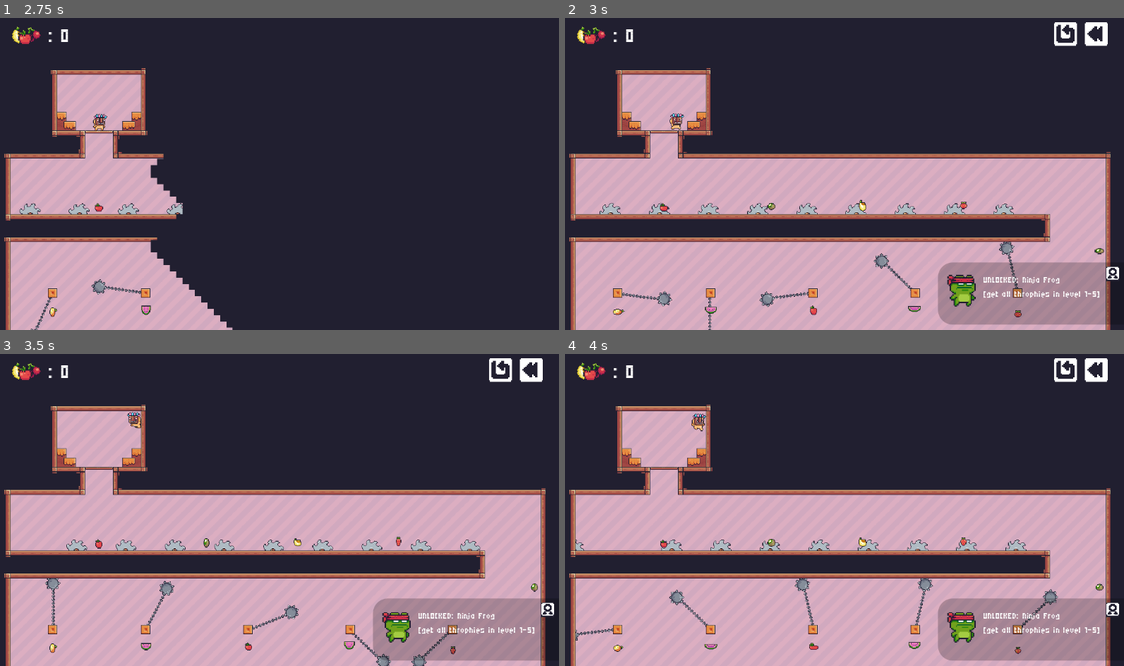
Above: before the commit, frames 1-4 (two rows, left to right).
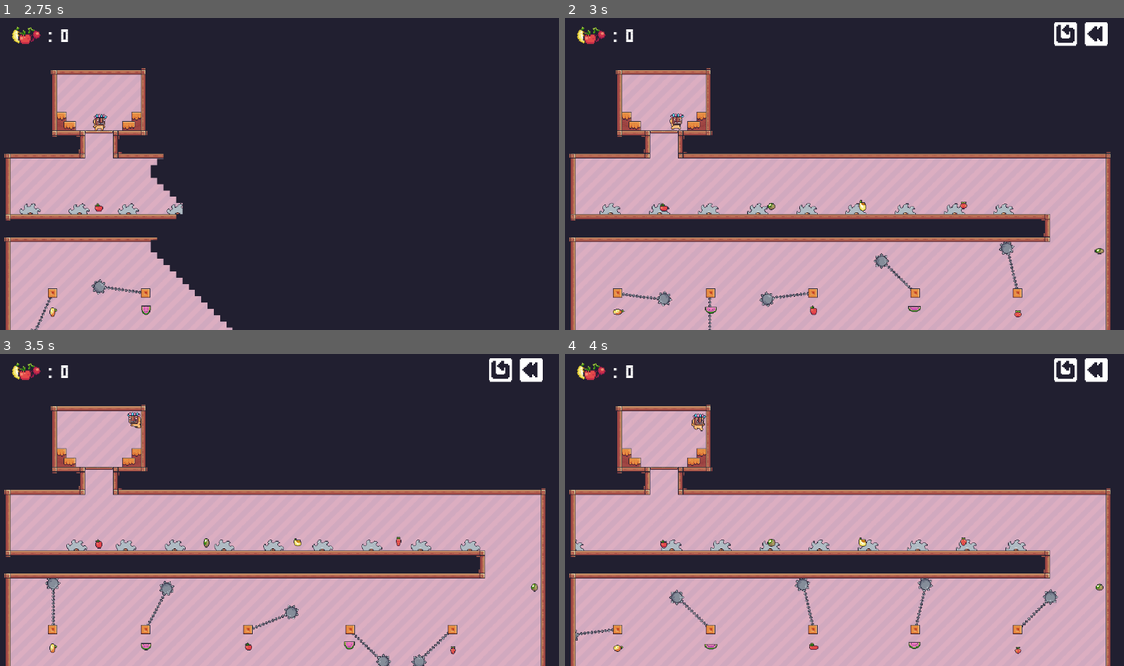
Above: after the commit, the same moments.

Repository: RasyaDevansyah/Platform-Adventure
Game: Godot game, scene res://Scenes/level_14.tscn
The game is run twice, just before and just after one commit, with the same random seed, the same clock (stepped at 60 frames per second) and the same inputs. This scene is started directly instead of the project's main scene.
Inputs (mouse positions are in pixels of both pictures, inside the frame that each line leads up to):
- Up to frame 1 (2.75 s): click (503, 33) at 0.5 s; click (503, 33) at 1.25 s; click (503, 33) at 2 s
- Up to frame 2 (3 s): move the mouse to (967, 155) at 2.77 s; hold D (right) from 2.78 s (still down)
- Up to frame 3 (3.5 s): keep holding D (right); tap Space (jump) at 3.02 s
- Up to frame 4 (4 s): keep holding D (right); move the mouse to (727, 522) at 3.52 s; tap Space (jump) at 3.77 s

Frame 1 is identical in both runs. In frame 2, 6.0% of the frame differs, in the area x 66-100%, y 78-99%; in frame 3, 6.0%; in frame 4, 6.0%.

Commit message:
progress

Diff:
--- a/Prefab/InGameUI.tscn
+++ b/Prefab/InGameUI.tscn
@@ -880,6 +880,42 @@
 "speed": 20.0
 }]
 
+[sub_resource type="Animation" id="Animation_mvoas"]
+resource_name = "AchievementTriggered"
+tracks/0/type = "value"
+tracks/0/imported = false
+tracks/0/enabled = true
+tracks/0/path = NodePath("Achievements:position")
+tracks/0/interp = 1
+tracks/0/loop_wrap = true
+tracks/0/keys = {
+"times": PackedFloat32Array(0, 1),
+"transitions": PackedFloat32Array(0.241484, 1),
+"update": 0,
+"values": [Vector2(1152, 510), Vector2(772, 510)]
+}
+
+[sub_resource type="Animation" id="Animation_qee8p"]
+length = 0.001
+tracks/0/type = "value"
+tracks/0/imported = false
+tracks/0/enabled = true
+tracks/0/path = NodePath("Achievements:position")
+tracks/0/interp = 1
+tracks/0/loop_wrap = true
+tracks/0/keys = {
+"times": PackedFloat32Array(0),
+"transitions": PackedFloat32Array(1),
+"update": 0,
+"values": [Vector2(1152, 510)]
+}
+
+[sub_resource type="AnimationLibrary" id="AnimationLibrary_nlds2"]
+_data = {
+"AchievementTriggered": SubResource("Animation_mvoas"),
+"RESET": SubResource("Animation_qee8p")
+}
+
 [node name="InGameUI" type="CanvasLayer"]
 script = ExtResource("1_jq3le")
 
@@ -1192,25 +1228,27 @@
 }
 
 [node name="Achievements" type="Panel" parent="."]
+clip_contents = true
 anchors_preset = 8
 anchor_left = 0.5
 anchor_top = 0.5
 anchor_right = 0.5
 anchor_bottom = 0.5
-offset_left = 196.0
+offset_left = 576.0
 offset_top = 186.0
-offset_right = 620.0
-offset_bottom = 313.0
+offset_right = 1000.0
+offset_bottom = 312.0
 grow_horizontal = 2
 grow_vertical = 2
+size_flags_stretch_ratio = 0.0
 theme_override_styles/panel = SubResource("StyleBoxFlat_04fki")
 
-[node name="Achievements2" type="Sprite2D" parent="Achievements"]
+[node name="Achievement Logo" type="Sprite2D" parent="Achievements"]
 position = Vector2(357, 23)
 scale = Vector2(1.5, 1.5)
 texture = ExtResource("7_coyak")
 
-[node name="AnimatedSprite2D" type="AnimatedSprite2D" parent="Achievements"]
+[node name="AnimatedCharacter" type="AnimatedSprite2D" parent="Achievements"]
 position = Vector2(49.0001, 50)
 scale = Vector2(2.5, 2.5)
 sprite_frames = SubResource("SpriteFrames_wt8bj")
@@ -1218,22 +1256,22 @@
 
 [node name="Label" type="Label" parent="Achievements"]
 layout_mode = 1
-anchors_preset = 8
-anchor_left = 0.5
-anchor_top = 0.5
-anchor_right = 0.5
-anchor_bottom = 0.5
-offset_left = -119.0
-offset_top = -41.5
-offset_right = 141.0
-offset_bottom = 42.5
+anchors_preset = -1
+anchor_left = 0.21934
+anchor_top = 0.173228
+anchor_right = 0.832547
+anchor_bottom = 0.834646
 grow_horizontal = 2
 grow_vertical = 2
 theme = ExtResource("9_alkv3")
 text = "UNLOCKED: Ninja Frog
 [get all throphies in level 1-5]"
-
-[node name="AnimationPlayer" type="AnimationPlayer" parent="."]
+metadata/_edit_use_anchors_ = true
+
+[node name="AchievementsAnim" type="AnimationPlayer" parent="."]
+libraries = {
+"": SubResource("AnimationLibrary_nlds2")
+}
 
 [connection signal="button_up" from="Restart" to="." method="_on_restart_button_up"]
 [connection signal="button_up" from="LevelSelect" to="." method="_on_level_select_button_up"]
--- a/Scenes/achievements.tscn
+++ b/Scenes/achievements.tscn
@@ -408,10 +408,10 @@
 anchor_top = 0.5
 anchor_right = 0.5
 anchor_bottom = 0.5
-offset_left = -83.0
-offset_top = -44.0
-offset_right = 1235.0
-offset_bottom = 692.0
+offset_left = -659.0
+offset_top = -368.0
+offset_right = 659.0
+offset_bottom = 368.0
 grow_horizontal = 2
 grow_vertical = 2
 texture = ExtResource("2_qobyj")
@@ -532,7 +532,7 @@
 scale = Vector2(2.5, 2.5)
 sprite_frames = SubResource("SpriteFrames_qpunp")
 autoplay = "default"
-frame_progress = 0.0519013
+frame_progress = 0.196263
 
 [node name="Panel2" type="Panel" parent="VBoxContainer/NinjaFrog"]
 self_modulate = Color(0, 0, 0, 0.403922)
@@ -669,7 +669,7 @@
 grow_horizontal = 2
 grow_vertical = 2
 text = "??????
-[get all thropies in level 10-15]"
+[get all thropies in level 11-15]"
 
 [node name="Equipped" type="Label" parent="VBoxContainer/Amogus/Panel2"]
 visible = false
Not shown: 1 places in Prefab/InGameUI.tscn that only renumber resources
